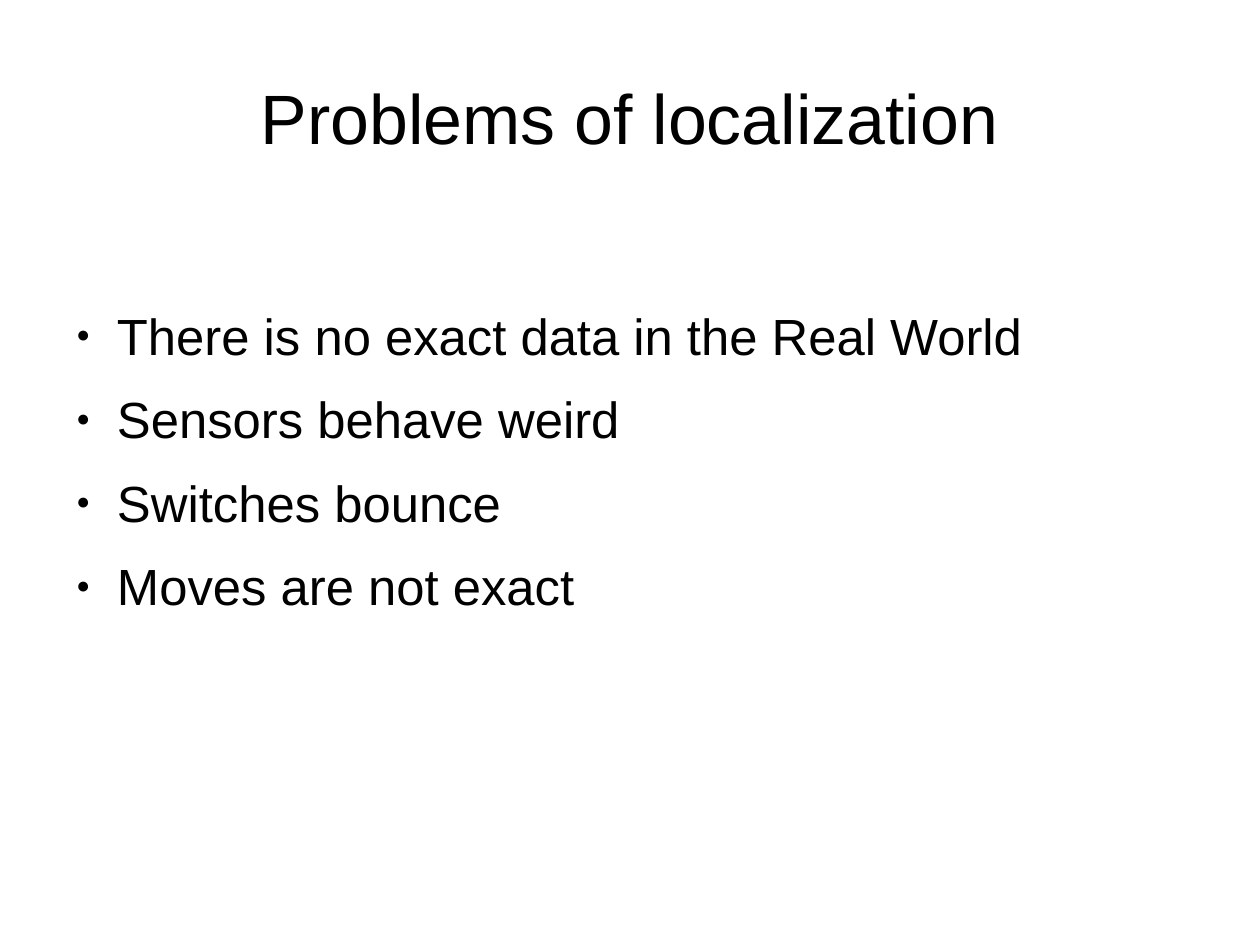
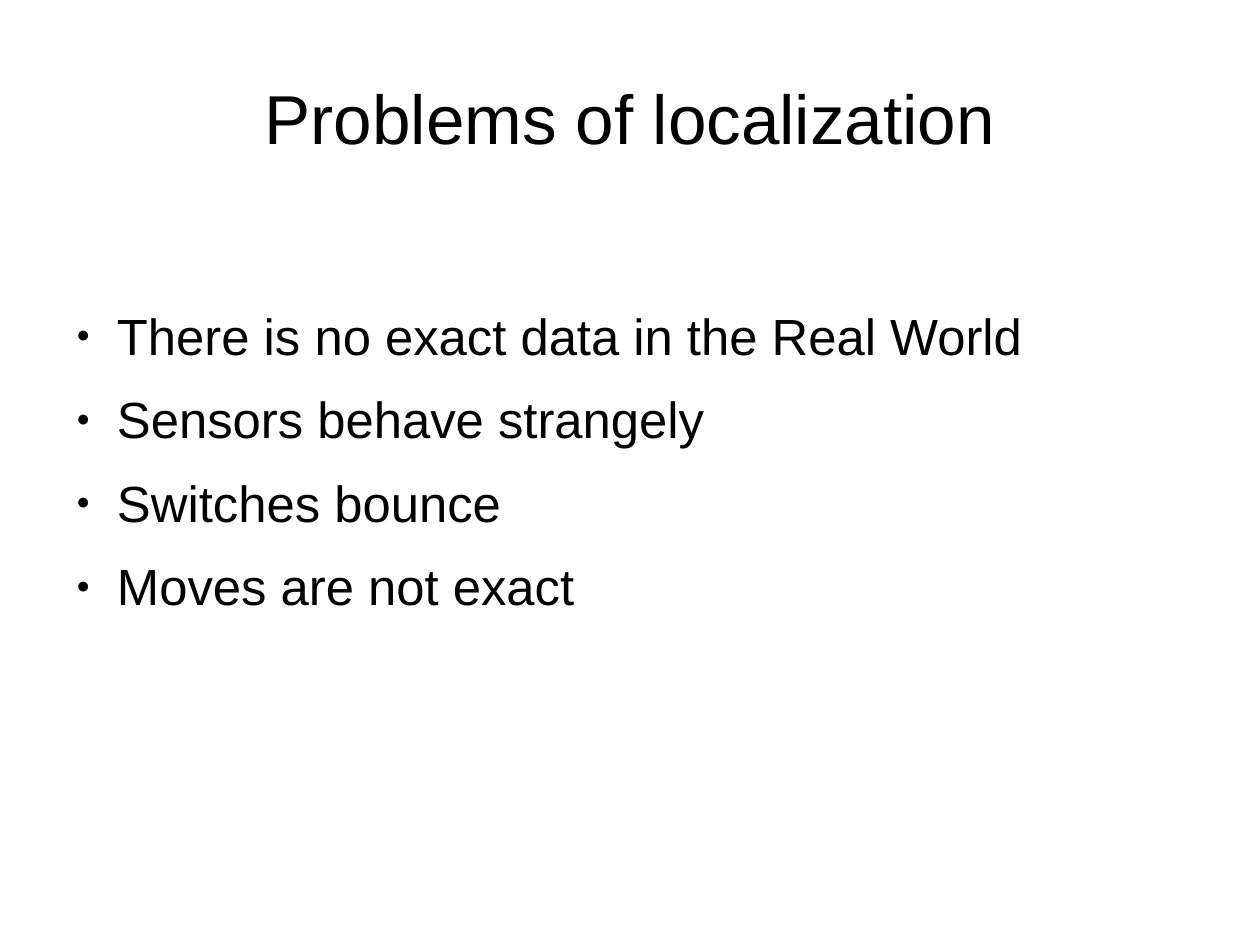
Before and after one commit to peterborkuti/english, a slide deck: slide 24 of robotlocalization/robotlocalization_02.odp. Drawn at 1260x945 pixels with LibreOffice and Linux fonts; fonts in the diff are those of the drawing. Boxes give left, top, right and bottom in pixels: in the first picture for what was removed or moved away, otherwise in the second. Text is boxed around its words. In the diff, an @@ line names an element or a change of style, - is before the commit and + after.

Commit message:
robot localization

```diff
--- a/robotlocalization/robotlocalization_02.odp
+++ b/robotlocalization/robotlocalization_02.odp
@@ title "Problems of localization" at (265,94,995,145): size 44 to 43.6 pt @@
@@ text at (117,401,704,449): text changed @@
-● Sensors behave weird
+● Sensors behave strangely
```
Also in this commit, not shown: 39 other slides changed, 1 other file.
